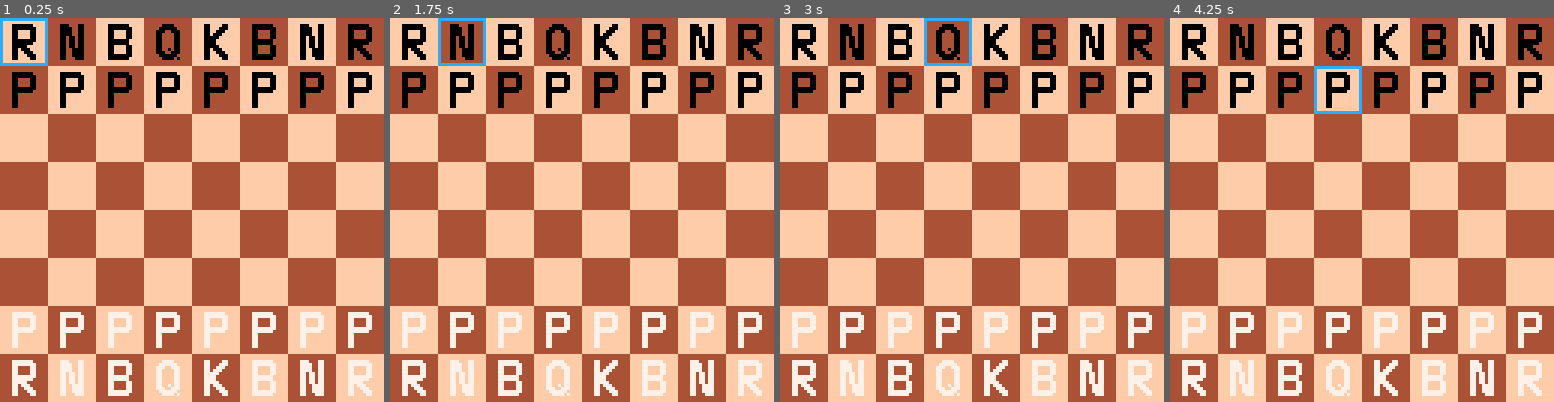
Above: before the commit, frames 1-4 (left to right).
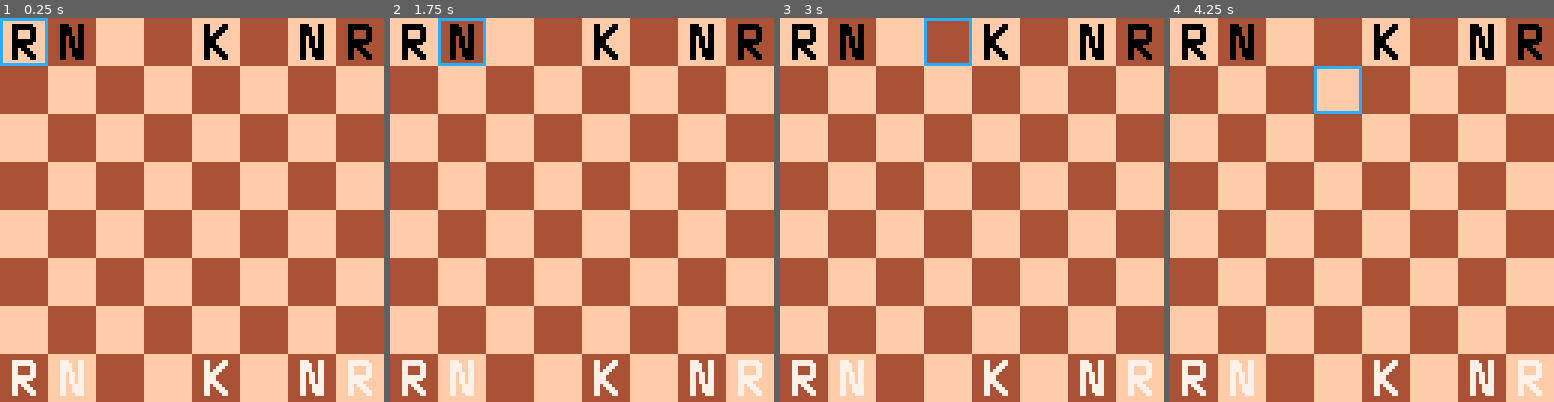
Above: after the commit, the same moments.

Repository: GrayFennec/p8chess
Game: PICO-8 cartridge chess.p8
The game is run twice, just before and just after one commit, with the same random seed, the same clock (stepped at 60 frames per second) and the same inputs.
Inputs:
- Up to frame 1 (0.25 s): no input
- Up to frame 2 (1.75 s): tap X (X key) at 0.33, 1.07 s; tap O (Z key) at 0.7, 1.7 s; hold Right from 1.6 s (still down)
- Up to frame 3 (3 s): tap X (X key) at 1.85, 2.97 s; release Right at 2.1 s; tap O (Z key) at 2.1, 2.5, 2.9 s; hold Up 2.15-2.42 s; hold Right from 2.47 s (still down)
- Up to frame 4 (4.25 s): release Right at 3.03 s; hold Left 3.08-3.58 s; tap O (Z key) at 3.3, 3.7, 4.1 s; hold Down 3.63-3.97 s; hold Right from 4.02 s (still down); tap X (X key) at 4.08 s

The runs differ from the first frame. In frame 1, 7.4% of the frame differs, in the area x 3-97%, y 1-99%; in frame 2, 7.4%; in frame 3, 7.4%; in frame 4, 7.4%.

Commit message:
made castling visible by making it a king move rather than a special move (in move_piece)

Diff:
--- a/chess.p8
+++ b/chess.p8
@@ -31,23 +31,23 @@
 	init_board(brdw,brdh)
 	--create default chess board
 	for c = 1,8 do
-	 new_pawn(2,c,2)
-	 new_pawn(7,c,1)
+	 --new_pawn(2,c,2)
+	 --new_pawn(7,c,1)
 	end
 	new_knight(1,2,2)
 	new_knight(1,7,2)
 	new_knight(8,2,1)
 	new_knight(8,7,1)
-	new_bishop(1,3,2)
-	new_bishop(1,6,2)
-	new_bishop(8,3,1)
-	new_bishop(8,6,1)
+	--new_bishop(1,3,2)
+	--new_bishop(1,6,2)
+	--new_bishop(8,3,1)
+	--new_bishop(8,6,1)
 	new_rook(1,1,2)
 	new_rook(1,8,2)
 	new_rook(8,1,1)
 	new_rook(8,8,1)
-	new_queen(1,4,2)
-	new_queen(8,4,1)
+	--new_queen(1,4,2)
+	--new_queen(8,4,1)
 	new_king(1,5,2)
 	new_king(8,5,1)
 	--allow each player to castle
@@ -132,6 +132,45 @@
  --check if coords are legal move
 	for move in all(moves) do
 	 if move[1] == desr and move[2] == desc then
+	  --check if king was moved
+	  if obj.sprnum == 10 then
+	   --check if move was castle
+	   if obj.col == 5 then
+	    iscast = false
+	    --kingside
+	    if desc == 7 then
+	     rookloc = 8
+	     rookdes = 6
+	     iscast = true
+	    end
+	    --queenside
+	    if desc == 3 then
+	     rookloc = 1
+	     rookdes = 4
+	     iscast = true
+	    end
+	    if iscast then
+	     --move rook
+	     rookp = gb[desr][rookloc]
+		    gb[desr][rookdes] = rookp
+		    gb[desr][rookloc] = 0
+		    pl[rookp].col = rookdes
+		   end
+	   end
+	   --can no longer castle
+	   cast[turn].k = false
+	   cast[turn].q = false
+	  end
+	  --check if rook is moved
+	  if obj.sprnum == 6 then
+	  	--check if castle is invalidated
+	  	if cast[turn].k and obj.col == 8 then
+	   	cast[turn].k = false
+	  	end
+	  	if cast[turn].q and obj.col == 1 then
+	    cast[turn].q = false
+	   end
+	  end
 	  --move the piece
 	  gb[obj.row][obj.col] = 0
 	  --delete piece that is there
@@ -145,41 +184,6 @@
 	  turn = turn % nump + 1
 	  return
 	 end
-	end
-	--check for castling
-	if obj.sprnum == 10 and desr == obj.row then
-	 --kingside castle
-		if desc == 7 and cast[turn].k then
-			for i = 6,7 do
-			 if gb[desr][i] != 0 then
-			  return
-			 end
-			end
-			rookloc = 8
-			rookdes = 6
-		--queenside castle
-		elseif desc == 3 and cast[turn].q then
-			for i = 2,4 do
-			 if gb[desr][i] != 0 then
-			  return
-			 end
-			end
-			rookloc = 1
-			rookdes = 4
-		else
-		 return
-		end
-		--move king
-		gb[desr][obj.col] = 0
-		gb[desr][desc] = p
-		obj.col = desc
-		--move rook
-		rookp = gb[desr][rookloc]
-		gb[desr][rookdes] = rookp
-		gb[desr][rookloc] = 0
-		pl[rookp].col = rookdes
-		--increment turn
-	 turn = turn % nump + 1
 	end
 end
 
@@ -379,6 +383,15 @@
 		  add(moves, m)
 		 end
 		end
+		--check for castling
+		--kingside
+		if cast[turn].k and gb[r][6] == 0 and gb[r][7] == 0 then
+			add(moves, {r, 7})
+		end
+		--queenside
+		if cast[turn].q and gb[r][2] == 0 and gb[r][3] == 0 and gb[r][4] == 0 then
+		 add(moves, {r, 3})
+		end
 		return moves
 	end
 	add_piece(king,r,c)
